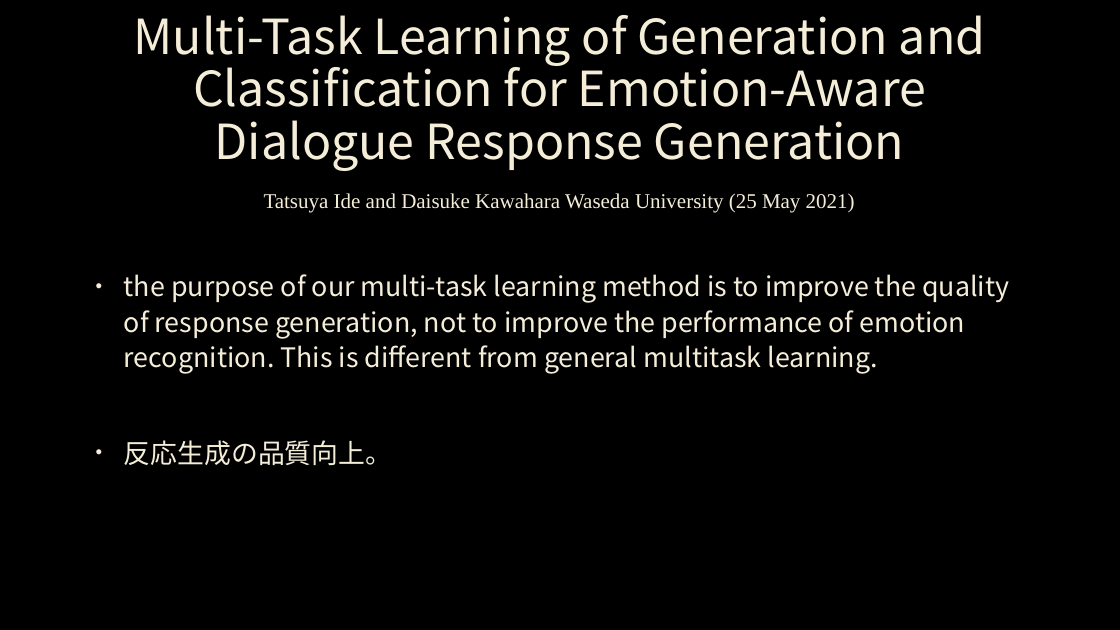
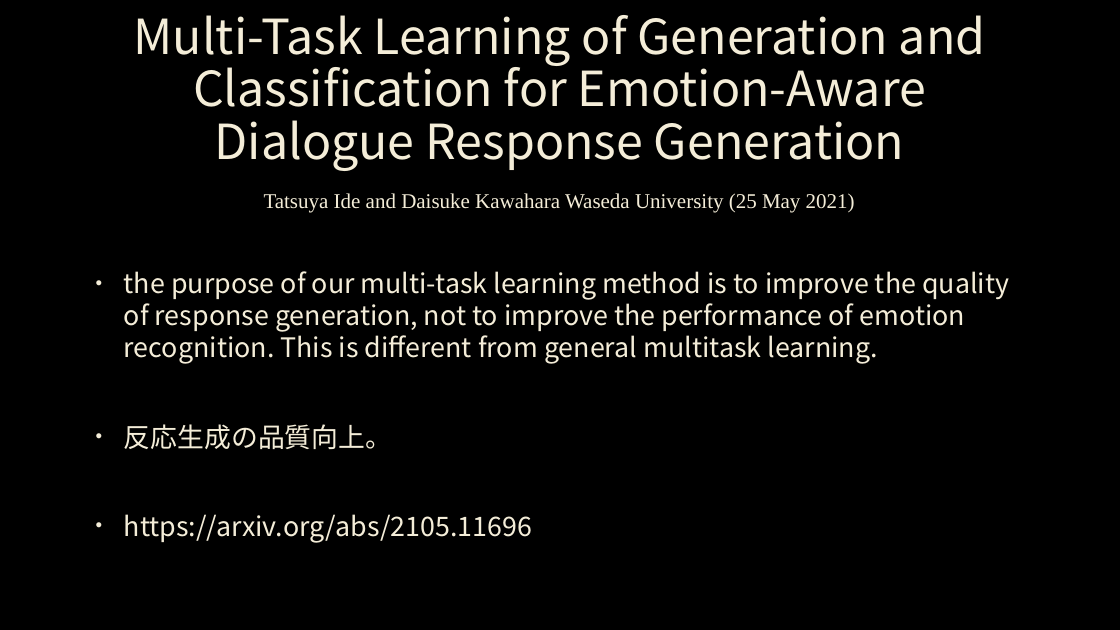
Before and after one commit to Sion1225/Study-Deeplearning-NLP, a slide deck: slide 2 of Presentation/ppt 7 thema.pptx. Drawn at 1120x630 pixels with LibreOffice and Linux fonts; fonts in the diff are those of the drawing; background and template pictures are left out. Boxes give left, top, right and bottom in pixels: in the first picture for what was removed or moved away, otherwise in the second. Text is boxed around its words. In the diff, an @@ line names an element or a change of style, - is before the commit and + after.

```diff
--- a/Presentation/ppt 7 thema.pptx
+++ b/Presentation/ppt 7 thema.pptx
@@ text at box(124, 271, 1009, 449): line spacing 1.1 to 1 @@
@@ text at box(124, 514, 532, 543): paragraph added @@
+• https://arxiv.org/abs/2105.11696
```
Also in this commit, not shown: 2 other slides changed, 3 slides added.
